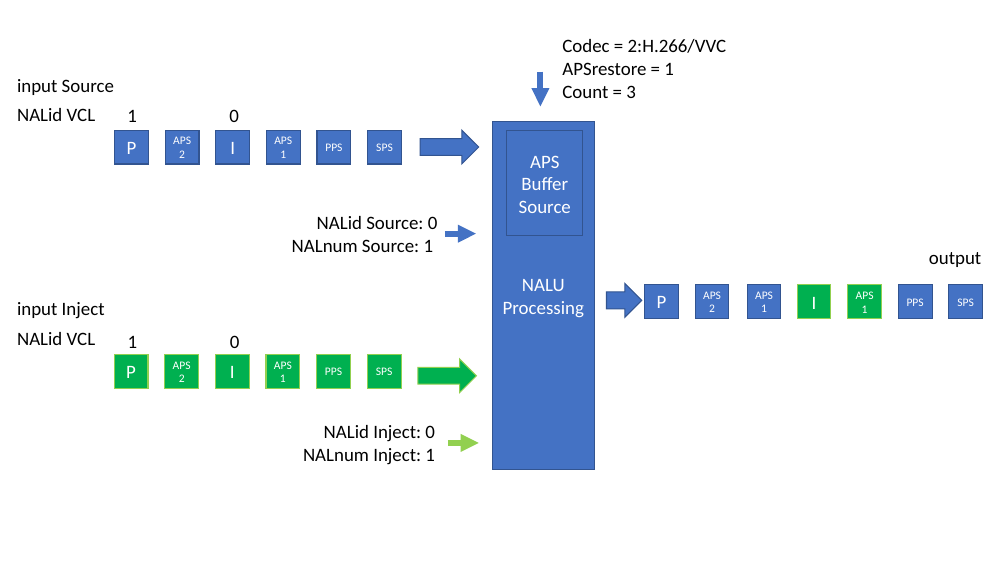
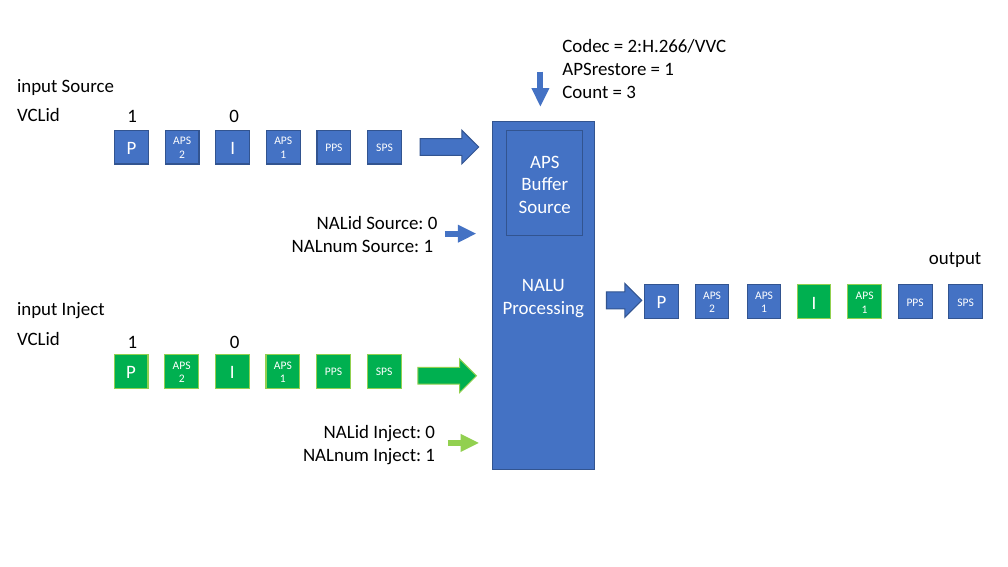
Before and after one commit to IDLabMedia/NALUProcessing, a slide deck: slide 3 of docs/NALUProcessing.pptx. Drawn at 1008x567 pixels with LibreOffice and Linux fonts; fonts in the diff are those of the drawing. Boxes give left, top, right and bottom in pixels: in the first picture for what was removed or moved away, otherwise in the second. Text is boxed around its words. In the diff, an @@ line names an element or a change of style, - is before the commit and + after.

```diff
--- a/docs/NALUProcessing.pptx
+++ b/docs/NALUProcessing.pptx
@@ text at [17, 108, 60, 121]: text changed @@
-NALid VCL
+VCLid
@@ text at [17, 332, 60, 345]: text changed @@
-NALid VCL
+VCLid
```
Also in this commit, not shown: 1 slide added, 1 other file.
